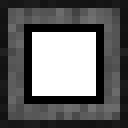
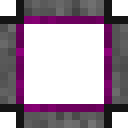
Layered file, before and after one edit (128x128). Changes by layer:
showed "creative cutout", painted on it over left=0, top=0, right=128, bottom=128
showed "normal_cutout.png", painted on it over left=0, top=0, right=128, bottom=128
hid "normal.png", painted on it over left=0, top=0, right=128, bottom=128
